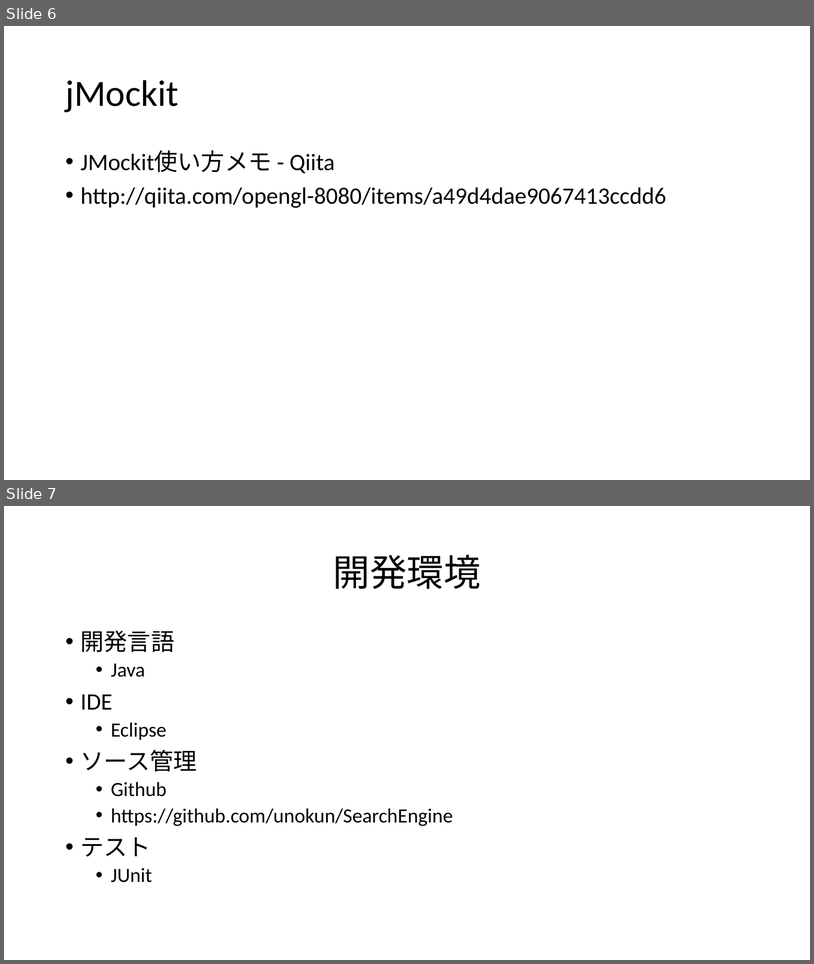
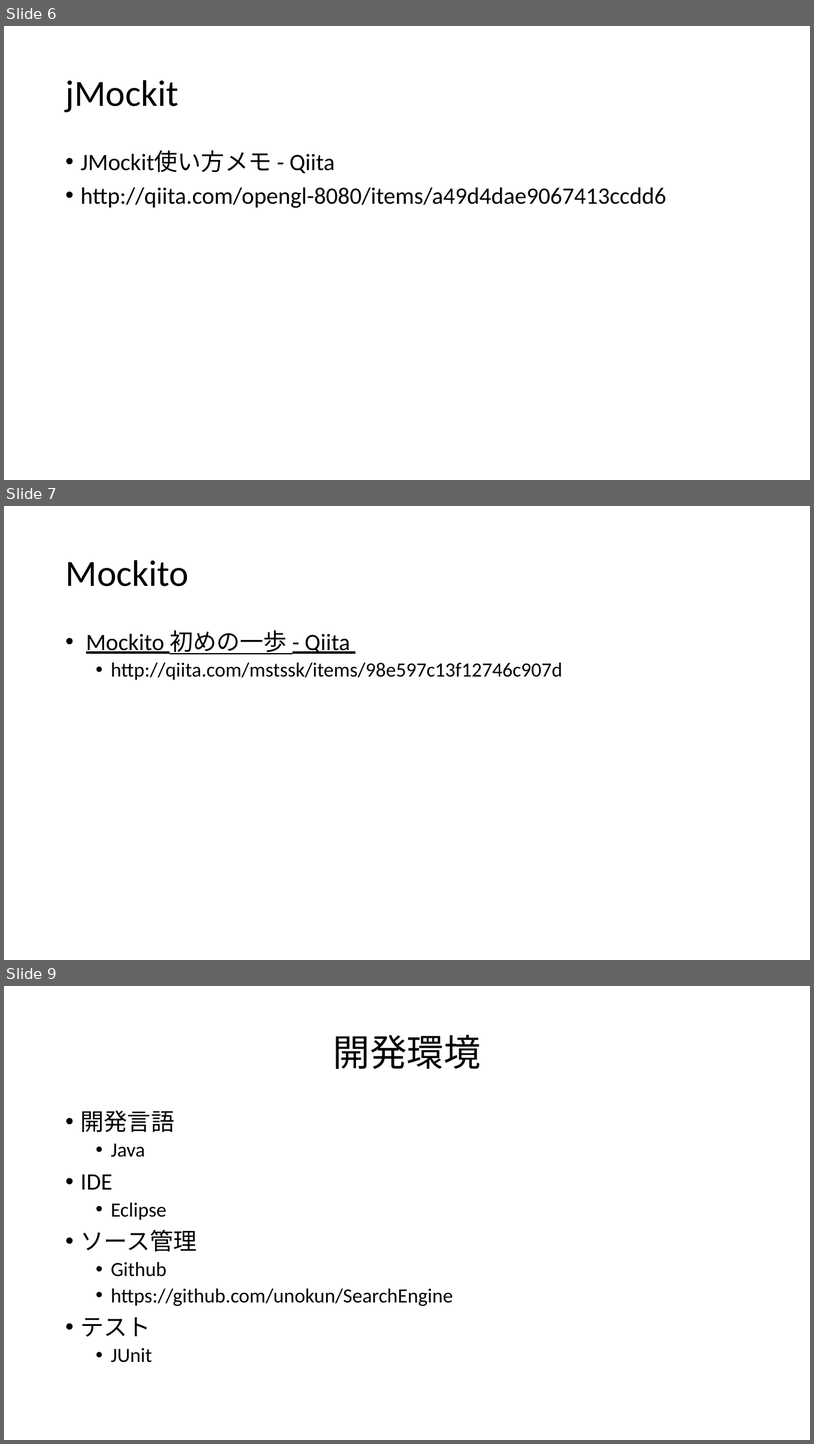
Before and after one commit to unokun/SearchEngine, a slide deck: doc/検索エンジン.pptx. Shown one above the other, each under a label of ours: slides 6 and 7 before the commit, slides 6, 7 and 9 after it; the slides between them are not shown. The pictures are 814x964 and 814x1444 pixels, drawn with LibreOffice and Linux fonts; fonts in the diff are those of the drawing. Boxes give left, top, right and bottom in pixels: in the first picture for what was removed or moved away, otherwise in the second. Text is boxed around its words. In the diff, an @@ line names an element or a change of style, - is before the commit and + after.

```diff
--- a/doc/検索エンジン.pptx
+++ b/doc/検索エンジン.pptx
@@ slide 7 added at [4, 506, 810, 960], background #FFFFFF @@
@@ title added at [65, 560, 189, 586], 44 pt, text #000000 @@
+Mockito
@@ text added at [86, 630, 563, 680], 24 pt, text #000000 @@
+• Mockito 初めの一歩 - Qiita
+  • http://qiita.com/mstssk/items/98e597c13f12746c907d
@@ what was slide 7 is now slide 9 @@
```
Also in this commit, not shown: 1 other slide added, 11 other files.
